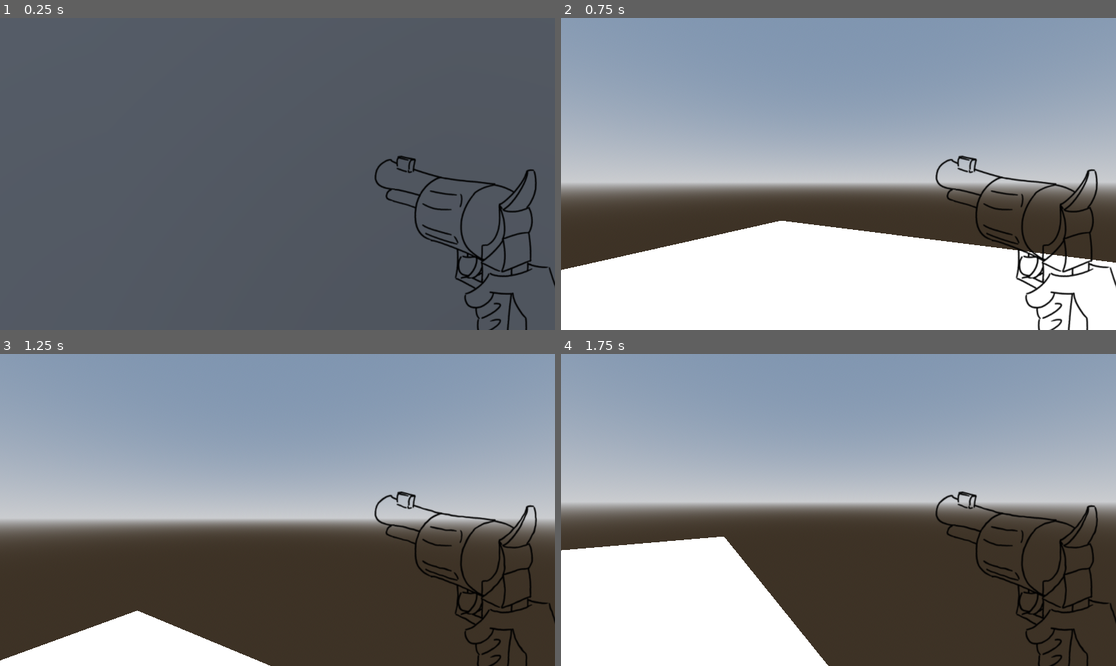
Above: before the commit, frames 1-4 (two rows, left to right).
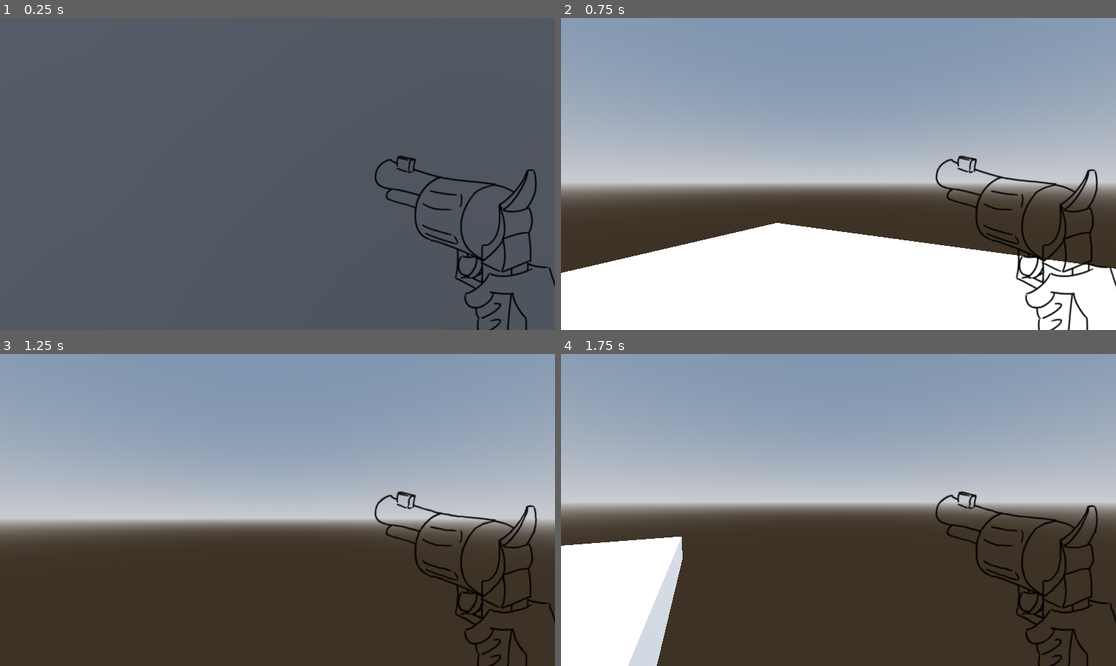
Above: after the commit, the same moments.

Repository: BootaroTC/GameJam---Gumshoe
Game: Godot game, scene res://Scene/TestScene/node_3d.tscn
Same seed, same stepped clock (60 frames per second), same inputs: the game is played once before the commit and once after it.
Inputs (mouse positions are in pixels of both pictures, inside the frame that each line leads up to):
- Up to frame 1 (0.25 s): no input
- Up to frame 2 (0.75 s): move the mouse to (866, 174) at 0.52 s; hold W (forward) from 0.53 s (still down); click (866, 174) at 0.6 s
- Up to frame 3 (1.25 s): keep holding W (forward)
- Up to frame 4 (1.75 s): keep holding W (forward); move the mouse to (810, 510) at 1.27 s; click (810, 510) at 1.35 s

Frame 1 is identical in both runs. In frame 2, 1.1% of the frame differs, in the area x 0-100%, y 65-82%; in frame 3, 4.6%; in frame 4, 9.3%, in the area x 0-49%, y 58-100%.

Commit message:
Split the player and the camera script

Diff:
--- a/Scene/PlayerScene/player.tscn
+++ b/Scene/PlayerScene/player.tscn
@@ -1,7 +1,8 @@
-[gd_scene load_steps=11 format=3 uid="uid://cxn6fsb5astcu"]
+[gd_scene load_steps=12 format=3 uid="uid://cxn6fsb5astcu"]
 
 [ext_resource type="Script" uid="uid://dhad0e865fcq0" path="res://Scripts/PlayerScript/player.gd" id="1_ikhmg"]
 [ext_resource type="Texture2D" uid="uid://yk8wywjeh8tv" path="res://Sprites/Gun/GunIdle/Gun.png" id="2_3csk6"]
+[ext_resource type="Script" uid="uid://cc5sson58mptn" path="res://Scripts/PlayerScript/CameraScript/camera_3d.gd" id="2_6qdyf"]
 [ext_resource type="Texture2D" uid="uid://ujsgnj2bmffj" path="res://Sprites/Gun/GunIdle/Gun_00001.png" id="3_5nuyq"]
 [ext_resource type="Texture2D" uid="uid://6bdtybbx65y6" path="res://Sprites/Gun/GunIdle/Gun_00002.png" id="4_ypcrx"]
 [ext_resource type="Texture2D" uid="uid://crjqklowipup8" path="res://Sprites/Gun/GunIdle/Gun_00003.png" id="5_6qdyf"]
@@ -57,9 +58,10 @@
 
 [node name="Camera3D" type="Camera3D" parent="Neck"]
 transform = Transform3D(1, 0, 0, 0, 1, 0, 0, 0, 1, 0, 0.6005157, -0.2976774)
+script = ExtResource("2_6qdyf")
 
-[node name="AnimatedSprite3D" type="AnimatedSprite3D" parent="Neck"]
-transform = Transform3D(0.055, 0, 0, 0, 0.055, 0, 0, 0, 0.055, 0.14299956, 0.7293216, -0.7443194)
+[node name="AnimatedSprite3D" type="AnimatedSprite3D" parent="Neck/Camera3D"]
+transform = Transform3D(0.055, 0, 0, 0, 0.055, 0, 0, 0, 0.055, 0.14299956, 0.12880588, -0.44664198)
 no_depth_test = true
 sprite_frames = SubResource("SpriteFrames_3csk6")
 animation = &"Shoot"
--- /dev/null
+++ b/Scripts/PlayerScript/CameraScript/camera_3d.gd
@@ -0,0 +1,14 @@
+extends Camera3D
+
+@export var camera_tilt_val:float = 5
+@export var max_tilt = 0.065
+@export var target_tilt = 0.0
+
+func camera_tilt(delta):
+	var input_axis = Input.get_axis("left", "right")
+	target_tilt = -input_axis * max_tilt
+	rotation.z = lerp(rotation.z, target_tilt, camera_tilt_val * delta)
+
+
+func _process(delta: float) -> void:
+	camera_tilt(delta)
--- a/Scripts/PlayerScript/player.gd
+++ b/Scripts/PlayerScript/player.gd
@@ -1,20 +1,16 @@
 class_name Player extends CharacterBody3D
 
+@export var SPEED = 12.5
+@export var mouse_sens:float = 0.01
 
-@export var SPEED = 10.0
-@export var mouse_sens:float = 0.01
-@export var camera_tilt_val:float = 3
-@export var max_tilt = 0.07
-@export var target_tilt = 0.0
-
+var crouch_val = 20
 
 @onready var neck: Node3D = $Neck
 @onready var camera_3d: Camera3D = $Neck/Camera3D
 @onready var ray_cast_3d: RayCast3D = $Neck/RayCast3D
-@onready var animated_sprite_3d: AnimatedSprite3D = $Neck/AnimatedSprite3D
+@onready var animated_sprite_3d: AnimatedSprite3D = $Neck/Camera3D/AnimatedSprite3D
 
 func shooting():
-
 	if Input.is_action_just_pressed("shoot"):
 		animated_sprite_3d.play("Shoot")
 	else: animated_sprite_3d.play("Idle")
@@ -22,15 +18,8 @@
 	if ray_cast_3d.is_colliding() && Input.is_action_just_pressed("shoot"):
 		ray_cast_3d.get_collider().queue_free()
 
-
 func _ready() -> void:
 	Input.mouse_mode = Input.MOUSE_MODE_CAPTURED
-
-func camera_tilt(delta):
-	var input_axis = Input.get_axis("left", "right")
-	target_tilt = -input_axis * max_tilt
-
-	camera_3d.rotation.z = lerp(camera_3d.rotation.z, target_tilt, camera_tilt_val * delta)
 
 func _input(event: InputEvent) -> void:
 	if event is InputEventMouseMotion:
@@ -40,7 +29,6 @@
 		neck.rotation.x = deg_to_rad(clamp(rad_to_deg(neck.rotation.x), -90, 50))
 
 func movement(delta):
-	camera_tilt(delta)
 
 	if not is_on_floor():
 		velocity += get_gravity() * delta
--- a/project.godot
+++ b/project.godot
@@ -66,6 +66,11 @@
 "events": [Object(InputEventMouseButton,"resource_local_to_scene":false,"resource_name":"","device":-1,"window_id":0,"a …(257 unchanged characters)…
 ]
 }
+crouch={
+"deadzone": 0.2,
+"events": [Object(InputEventKey,"resource_local_to_scene":false,"resource_name":"","device":-1,"window_id":0,"alt_pressed":false,"shift_pressed":false,"ctrl_pressed":false,"meta_pressed":false,"pressed":false,"keycode":0,"physical_keycode":4194325,"key_label":0,"unicode":0,"location":0,"echo":false,"script":null)
+]
+}
 
 [rendering]
 
Not shown, added: Scripts/PlayerScript/CameraScript/camera_3d.gd.uid
